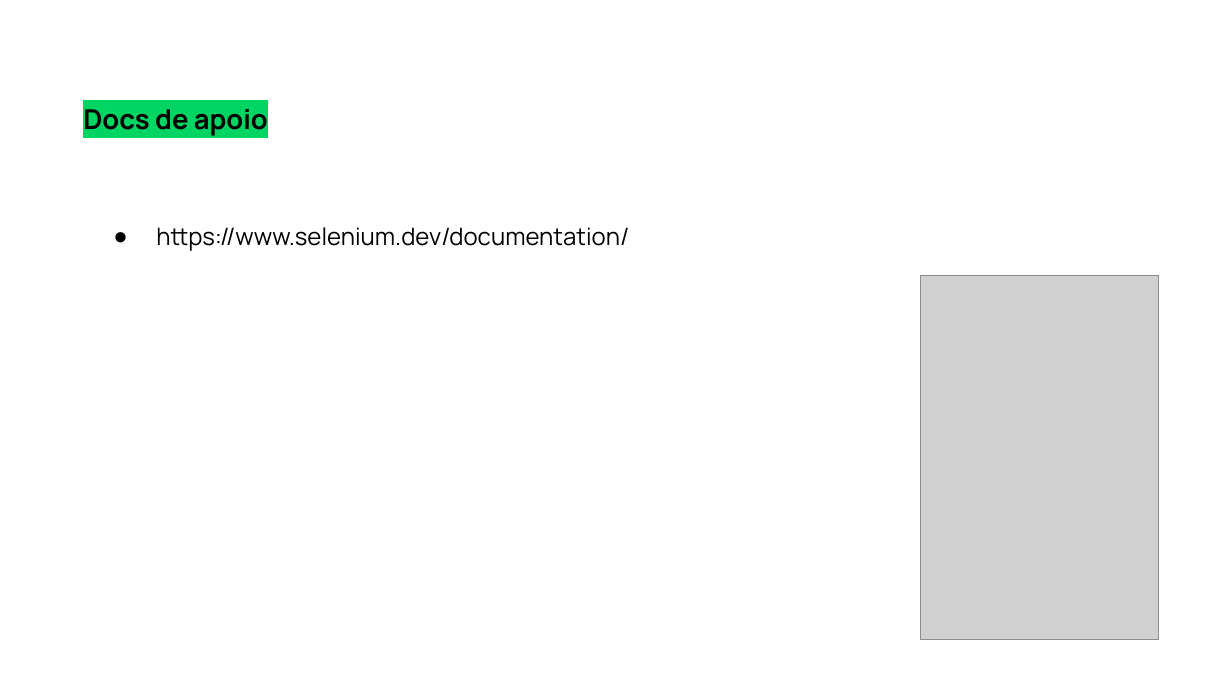
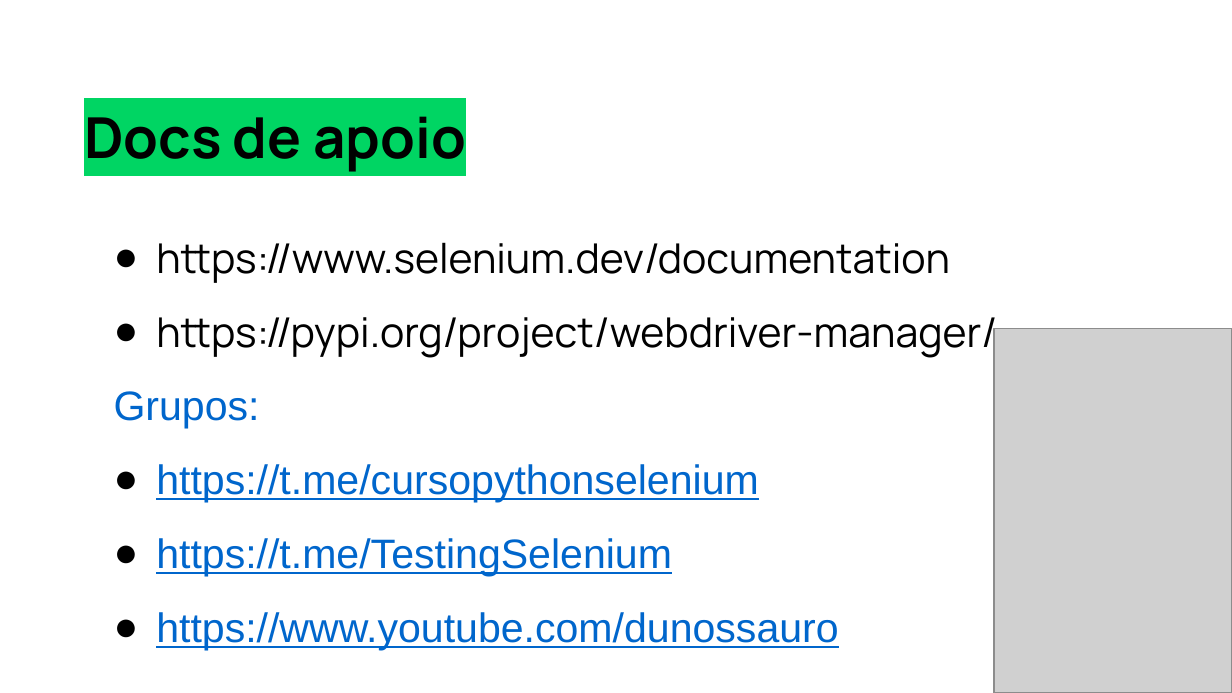
Before and after one commit to greghonox/TESTES-SELENIUM, a slide deck: slide 9 of selenium.pptx (slide 6 before the commit). Drawn at 1232x693 pixels with LibreOffice and Linux fonts; fonts in the diff are those of the drawing; grey boxes stand for pictures. Boxes give left, top, right and bottom in pixels: in the first picture for what was removed or moved away, otherwise in the second. Text is boxed around its words. In the diff, an @@ line names an element or a change of style, - is before the commit and + after.

Commit message:
Criando a Primeira forma de executar o selenium

```diff
--- a/selenium.pptx
+++ b/selenium.pptx
@@ text "Docs de apoio" at [84,116,466,172]: size 16 to 33 pt @@
@@ text at [114,242,997,651]: text changed; size 14 to 24 pt; font Manrope to Arial; text colour #000000 to #0066CC @@
-● https://www.selenium.dev/documentation/
+● https://www.selenium.dev/documentation
+● https://pypi.org/project/webdriver-manager/
+Grupos:
+● https://t.me/cursopythonselenium
+● https://t.me/TestingSelenium
+● https://www.youtube.com/dunossauro
@@ picture: place and size @@
-picture at [920,275,1158,639]
+picture at [994,329,1232,693]
```
Also in this commit, not shown: 4 other slides changed, 3 slides added, 1 other file.
